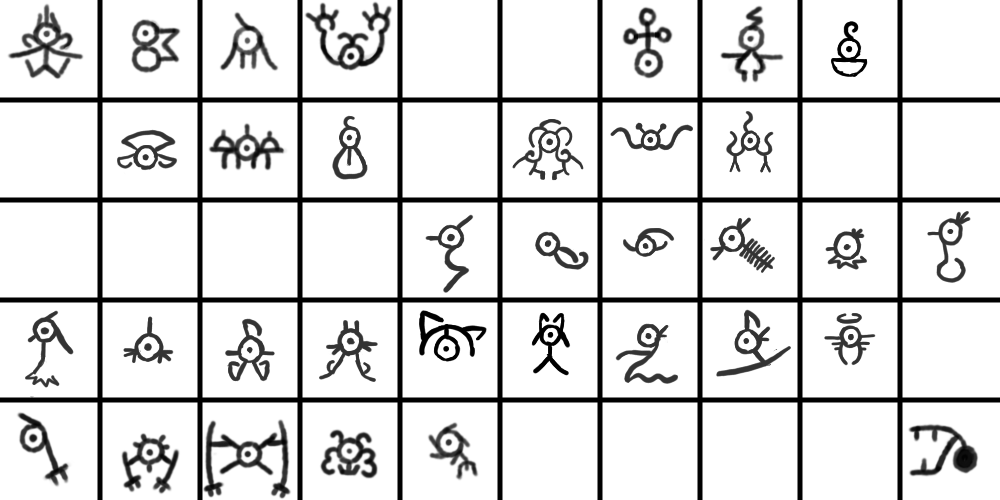
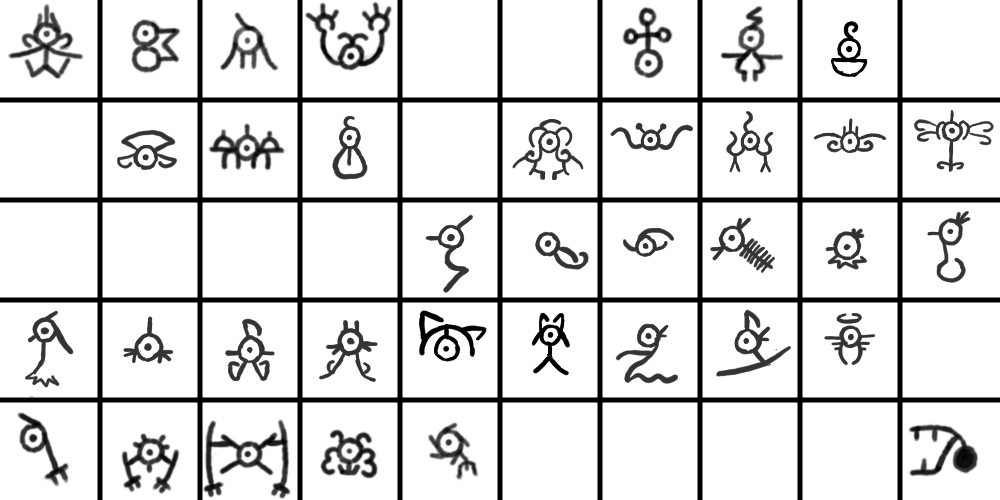
The second 1000 x 500 image is a revision of the first. Changes to its layers:
painted on "Paint Layer 1" over (813, 110, 994, 172)
